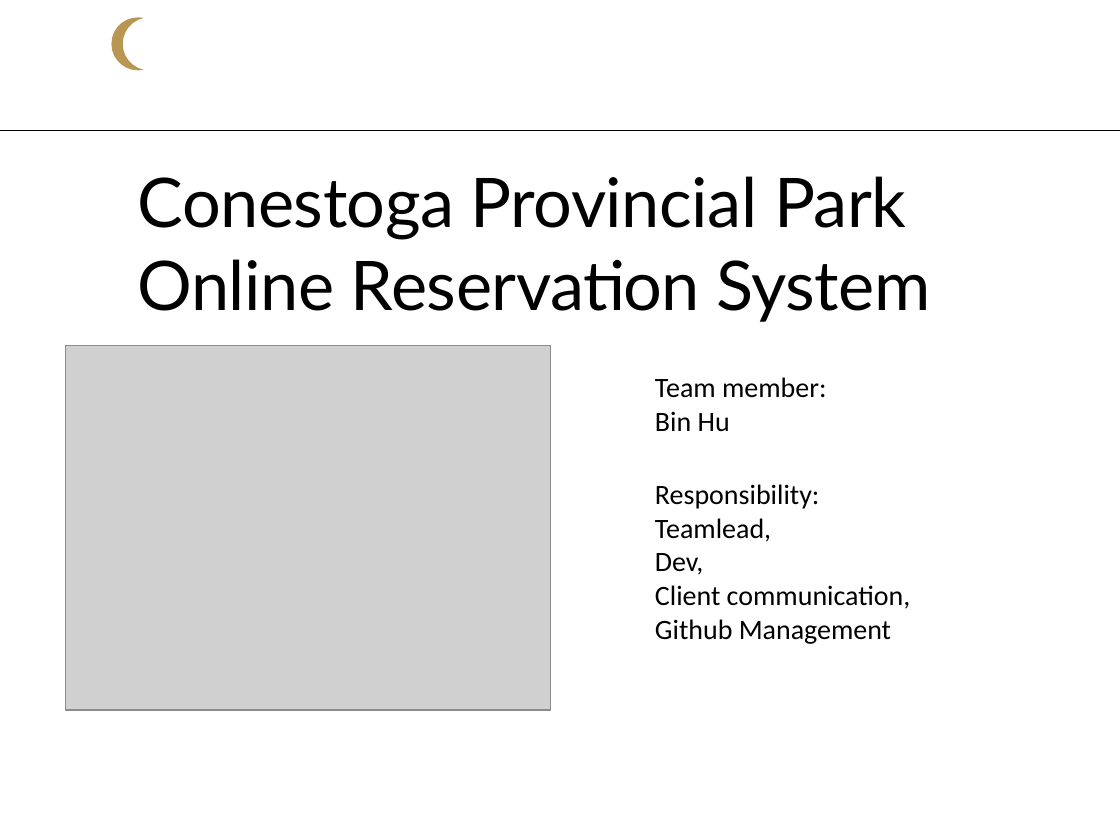
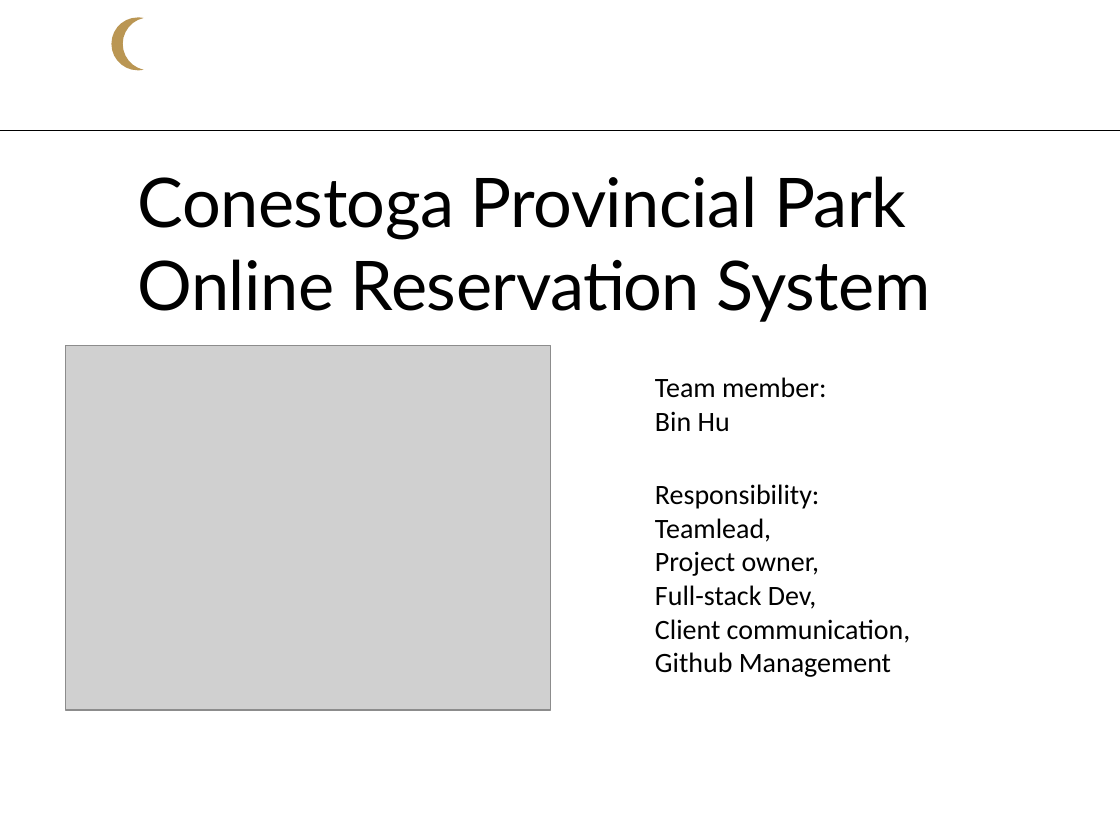
Before and after one commit to Smars-Bin-Hu/capstone-project-doc, a slide deck: slide 1 of week3-public-submission/Team 11_Draft PowerPoint Slides.pptx. Drawn at 1120x840 pixels with LibreOffice and Linux fonts; fonts in the diff are those of the drawing; grey boxes stand for pictures; background and template pictures are left out. Boxes give left, top, right and bottom in pixels: in the first picture for what was removed or moved away, otherwise in the second. Text is boxed around its words. In the diff, an @@ line names an element or a change of style, - is before the commit and + after.

```diff
--- a/week3-public-submission/Team 11_Draft PowerPoint Slides.pptx
+++ b/week3-public-submission/Team 11_Draft PowerPoint Slides.pptx
@@ text at (655, 551, 820, 609): text changed @@
-Dev,
+Project owner,
+Full-stack Dev,
```
Also in this commit, not shown: 2 other slides changed.
